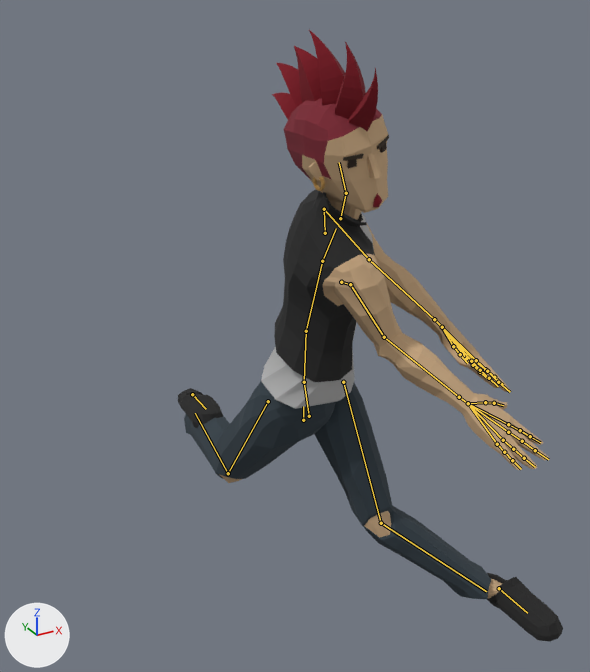
What one commit did to the glTF model app/src/main/assets/characters/Punk.gltf.
Camera for both pictures: a 50 mm camera at (-1.0, -1.9, 1.76) aimed at (0.01, -0.07, 0.85). Lighting does not change. The marker at lower left points along +X, +Y and +Z. The older version comes first. Both versions are drawn at frame 1 of the action 'Throw_FH'; the numbers are the values there. The bones that change, and the others that lie on the model, are drawn over the model as lines.

Names of what the first picture shows: 'Punk_Body', 'Punk_Feet', 'Punk_Head', 'Punk_Legs'.
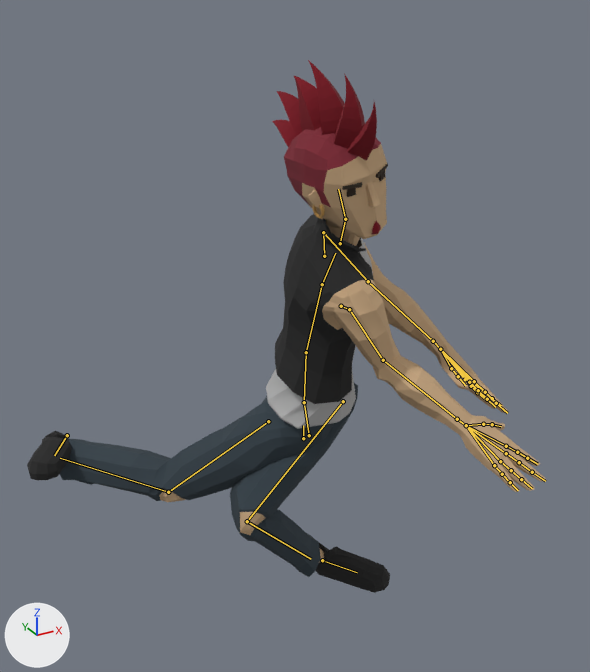
Location of each change, [x1, y1, x2, y2] in pixels of the pictures (590 x 672 px):
'Punk_Body', posed: before [261, 190, 549, 470]; after [266, 214, 546, 492]
'Punk_Legs', posed (11% shorter): before [184, 381, 491, 599]; after [60, 383, 358, 577]
'Punk_Head', posed: before [272, 30, 389, 220]; after [272, 60, 388, 246]
'Punk_Feet', posed (36% shorter): before [178, 388, 563, 642]; after [27, 431, 390, 593]
bone 'Body', root to tip: before (303, 420) to (303, 406); after (303, 438) to (303, 425)
bone 'UpperLeg.L', root to tip: before (343, 382) to (381, 523); after (343, 401) to (247, 521)
bone 'LowerLeg.L', root to tip: before (381, 523) to (486, 591); after (247, 521) to (311, 559)
bone 'UpperLeg.R', root to tip: before (268, 401) to (228, 473); after (268, 421) to (168, 492)
bone 'LowerLeg.R', root to tip: before (228, 473) to (195, 413); after (168, 492) to (60, 458)
bone 'Foot.L', root to tip: before (499, 588) to (527, 613); after (322, 560) to (357, 572)
bone 'Foot.R', root to tip: before (192, 394) to (206, 409); after (67, 435) to (54, 455)

The edits, one by one:
Bone 'Body' (bone_body) moves from (0.01, -0.258, 0.097) to (0.01, -0.321, 0.097).
Bone 'UpperLeg.L' (bone_upperleg_l) turns from (-6, 24, 13) to (51, 0, 4) degrees about its own x, y and z.
Bone 'LowerLeg.L' (bone_lowerleg_l) turns from (3, 6, -37) to (29, 39, -71) degrees about its own x, y and z.
Bone 'UpperLeg.R' (bone_upperleg_r) turns from (-3, 5, 39) to (-32, 11, 37) degrees about its own x, y and z.
Bone 'LowerLeg.R' (bone_lowerleg_r) turns from (48, 10, 1) to (33, -28, 5) degrees about its own x, y and z.
Bone 'Foot.L' (bone_foot_l) moves from (0.396, 0.395, -0.016) to (0.0, 0.0, 0.0).
Bone 'Foot.L' (bone_foot_l) turns from (0, 0, 0) to (0, 0, -32) degrees about its own x, y and z.
Bone 'Foot.R' (bone_foot_r) moves from (0.05, -0.593, -0.386) to (-0.414, -0.526, -0.386).
Bone 'Foot.R' (bone_foot_r) turns from (0, 0, 0) to (0, 0, 32) degrees about its own x, y and z.
